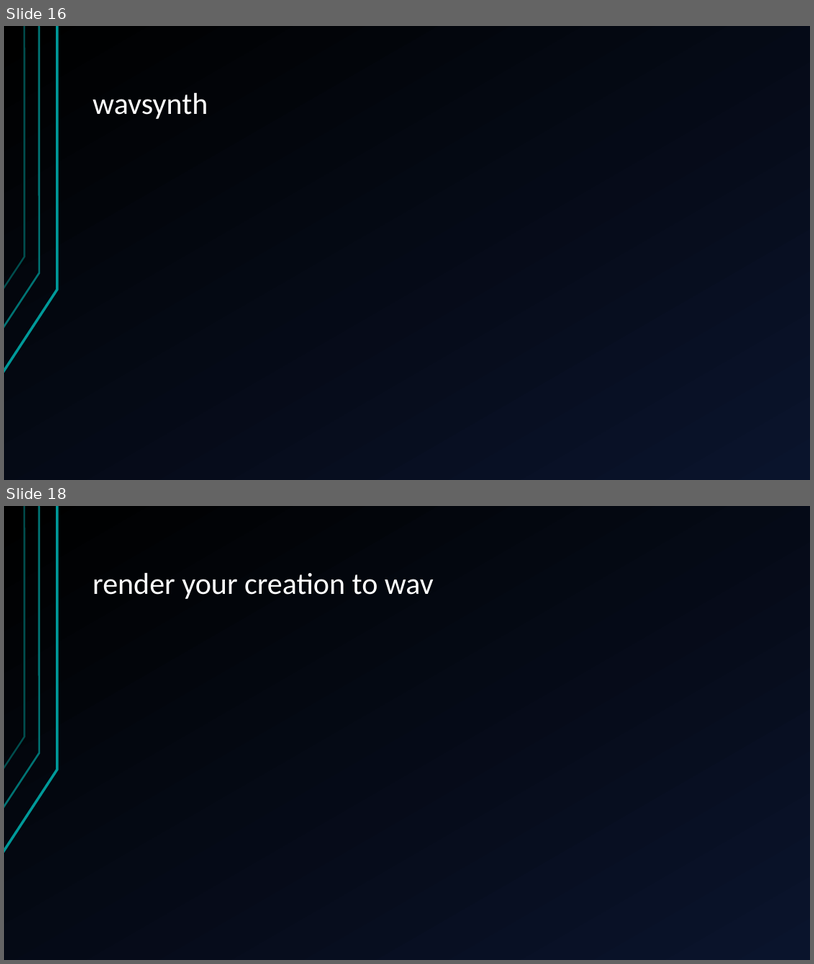
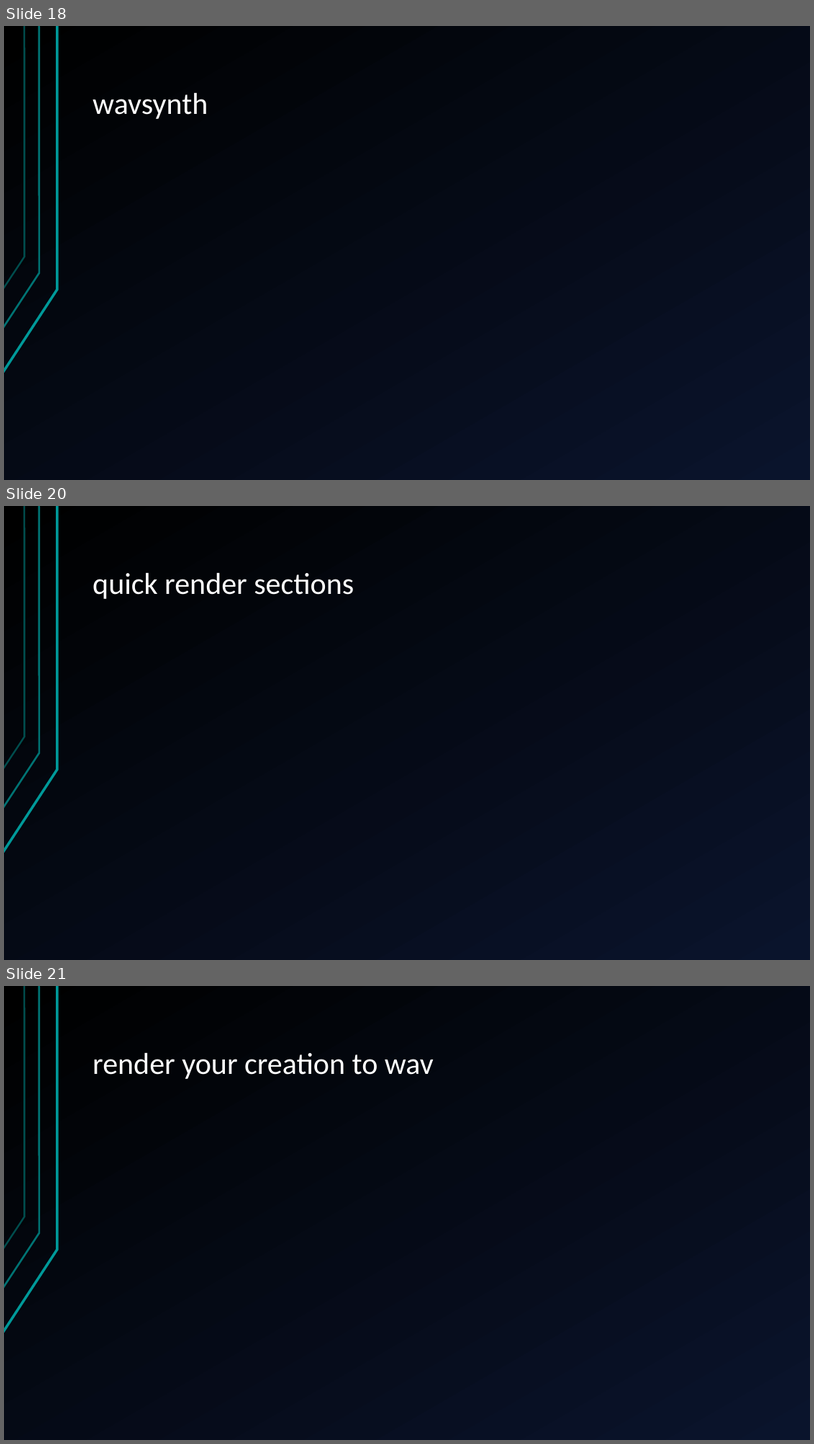
Before and after one commit to jegasus/m8-tracker-workshop, a slide deck: slides_v1.odp. Shown one above the other, each under a label of ours: slides 16 and 18 before the commit, slides 18, 20 and 21 after it; the slides between them are not shown. The pictures are 814x964 and 814x1444 pixels, drawn with LibreOffice and Linux fonts; fonts in the diff are those of the drawing. Boxes give left, top, right and bottom in pixels: in the first picture for what was removed or moved away, otherwise in the second. Text is boxed around its words. In the diff, an @@ line names an element or a change of style, - is before the commit and + after.

```diff
--- a/slides_v1.odp
+++ b/slides_v1.odp
@@ slide 20 added at [4, 506, 810, 960], background gradient #000000 to #0A142C; not listed: 3 template elements that a slide beside it also shows @@
@@ title added at [93, 573, 354, 599], 36 pt, text #FFFFFF @@
+quick render sections
@@ what was slide 16 is now slide 18 @@
@@ what was slide 18 is now slide 21 @@
```
Also in this commit, not shown: 5 slides changed, 3 other slides added, 1 slide removed.
